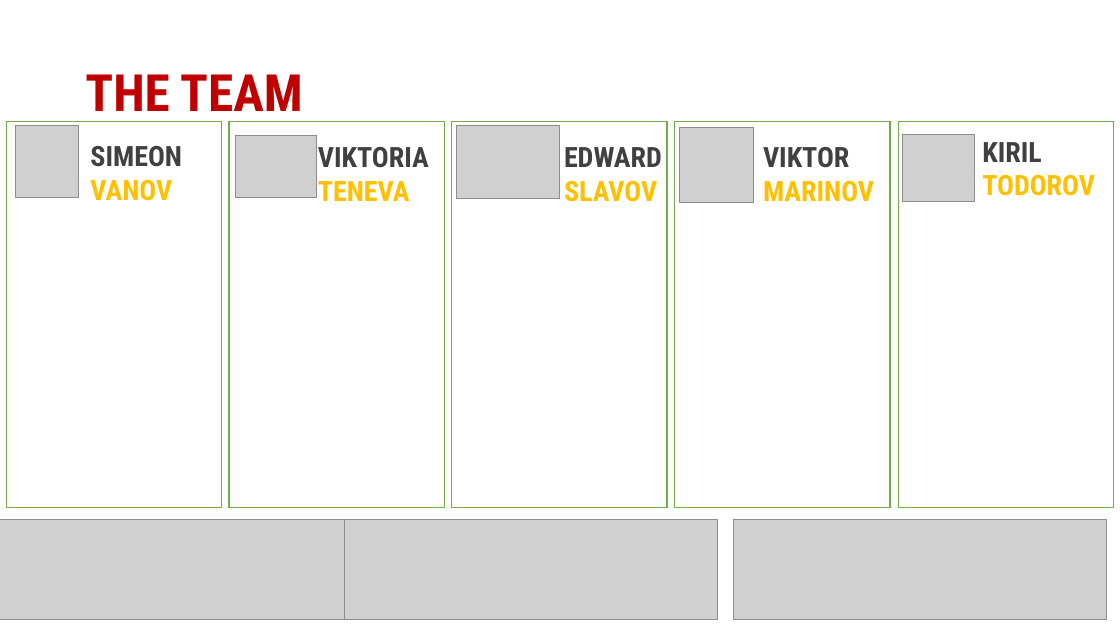
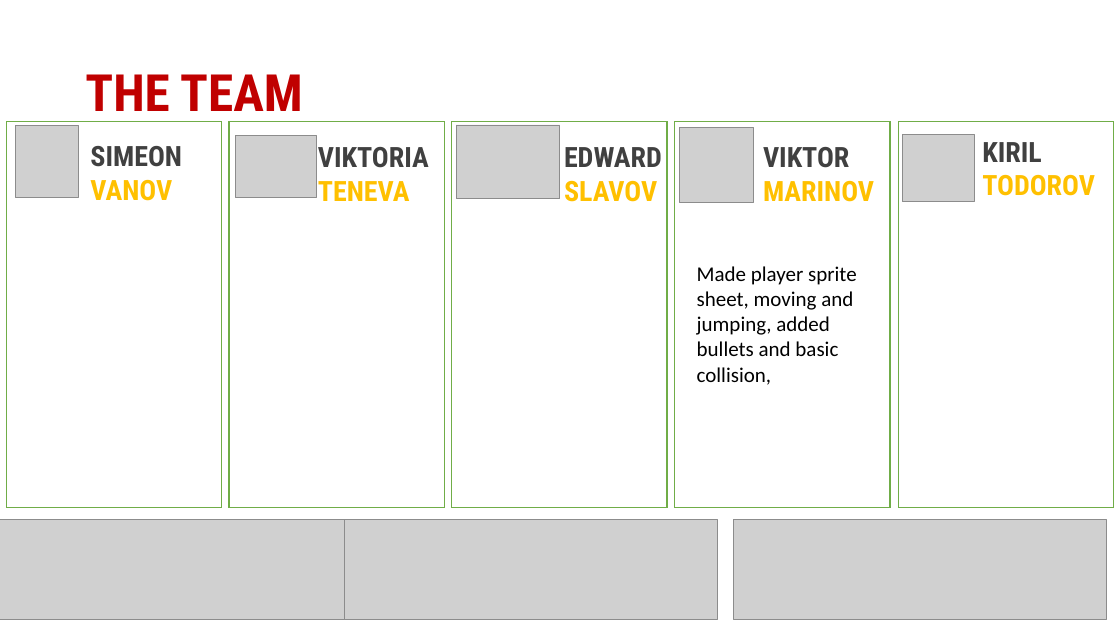
Before and after one commit to Team-New-Orleans/Team-Project, a slide deck: slide 3 of Presentation/The Undertaker.pptx. Drawn at 1120x630 pixels with LibreOffice and Linux fonts; fonts in the diff are those of the drawing; grey boxes stand for pictures. Boxes give left, top, right and bottom in pixels: in the first picture for what was removed or moved away, otherwise in the second. Text is boxed around its words. In the diff, an @@ line names an element or a change of style, - is before the commit and + after.

```diff
--- a/Presentation/The Undertaker.pptx
+++ b/Presentation/The Undertaker.pptx
@@ text added at <box>697,266,857,385</box>, 18 pt, text #000000 @@
+Made player sprite sheet, moving and jumping, added bullets and basic collision,
```
